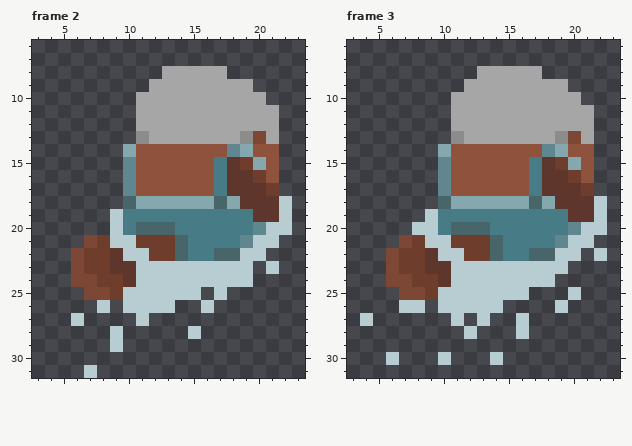
File history of a pixel-art file, Characters/.ase/Justin-Beaver.aseprite. The first picture shows the starting point.
32x32 pixels, 3 frames. Shown: frame 2: x 3..23, y 6..31; frame 3: x 3..23, y 6..31.
After the commit:
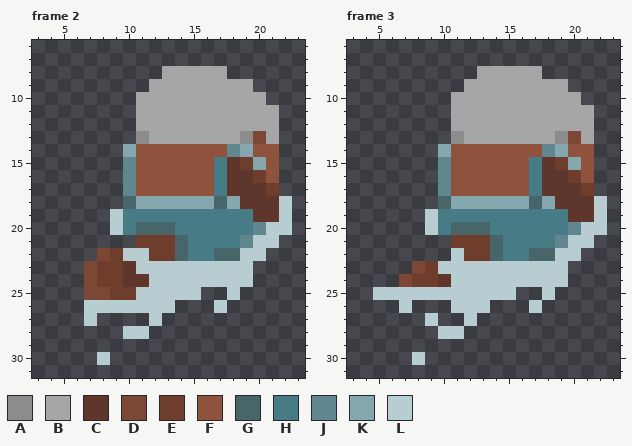
Palette (. is transparent): A #8c8c8c  B #a6a6a6  C #5e362b  D #7d4736  E #6e3d2b  F #8f523d  G #48656a  H #477b85  J #60878f  K #84a8ae  L #b8cdd1
The edit:
{"where": "frame 2, layer \"Justin-Beaver-16-Water\""}
{"frame":2,"y":21,"x":7,"old":"DELL","new":"...."}
{"frame":2,"y":22,"x":6,"old":"DEEC","new":"..DE"}
{"frame":2,"y":23,"x":6,"old":"DE","new":".D"}
{"frame":2,"y":23,"x":9,"old":"C","new":"E"}
{"frame":2,"y":23,"x":21,"old":"L","new":"."}
{"frame":2,"y":24,"x":6,"old":"D","new":"."}
{"frame":2,"y":24,"x":11,"old":"L","new":"C"}
{"frame":2,"y":25,"x":10,"old":"L","new":"E"}
{"frame":2,"y":25,"x":17,"old":"L.","new":".L"}
{"frame":2,"y":26,"x":7,"old":".","new":"L"}
{"frame":2,"y":26,"x":9,"old":".","new":"L"}
{"frame":2,"y":26,"x":16,"old":"L.","new":".L"}
{"frame":2,"y":27,"x":6,"old":"L.","new":".L"}
{"frame":2,"y":27,"x":11,"old":"L.","new":".L"}
{"frame":2,"y":28,"x":9,"old":"L..","new":".LL"}
{"frame":2,"y":28,"x":15,"old":"L","new":"."}
{"frame":2,"y":29,"x":9,"old":"L","new":"."}
{"frame":2,"y":30,"x":8,"old":".","new":"L"}
{"frame":2,"y":31,"x":7,"old":"L","new":"."}
{"where": "frame 3, layer \"Justin-Beaver-16-Water\""}
{"frame":3,"y":20,"x":8,"old":"L","new":"."}
{"frame":3,"y":21,"x":7,"old":"DELL","new":"...."}
{"frame":3,"y":22,"x":6,"old":"DEECL","new":"....."}
{"frame":3,"y":22,"x":22,"old":"L","new":"."}
{"frame":3,"y":23,"x":6,"old":"DEECC","new":"..DEL"}
{"frame":3,"y":24,"x":6,"old":"D","new":"."}
{"frame":3,"y":24,"x":19,"old":".","new":"L"}
{"frame":3,"y":25,"x":5,"old":"..DDE","new":"LLLLL"}
{"frame":3,"y":25,"x":16,"old":"L","new":"."}
{"frame":3,"y":25,"x":18,"old":".","new":"L"}
{"frame":3,"y":25,"x":20,"old":"L","new":"."}
{"frame":3,"y":26,"x":8,"old":"L","new":"."}
{"frame":3,"y":26,"x":10,"old":"L","new":"."}
{"frame":3,"y":26,"x":14,"old":"L","new":"."}
{"frame":3,"y":26,"x":17,"old":".","new":"L"}
{"frame":3,"y":26,"x":19,"old":"L","new":"."}
{"frame":3,"y":27,"x":4,"old":"L","new":"."}
{"frame":3,"y":27,"x":9,"old":".","new":"L"}
{"frame":3,"y":27,"x":11,"old":"L.L","new":".L."}
{"frame":3,"y":27,"x":16,"old":"L","new":"."}
{"frame":3,"y":28,"x":10,"old":"..L","new":"LL."}
{"frame":3,"y":28,"x":16,"old":"L","new":"."}
{"frame":3,"y":30,"x":6,"old":"L","new":"."}
{"frame":3,"y":30,"x":8,"old":".","new":"L"}
{"frame":3,"y":30,"x":10,"old":"L","new":"."}
{"frame":3,"y":30,"x":14,"old":"L","new":"."}
{"label":"changed","picture_box":[71,235,279,378]}
{"label":"changed","picture_box":[360,222,607,365]}
